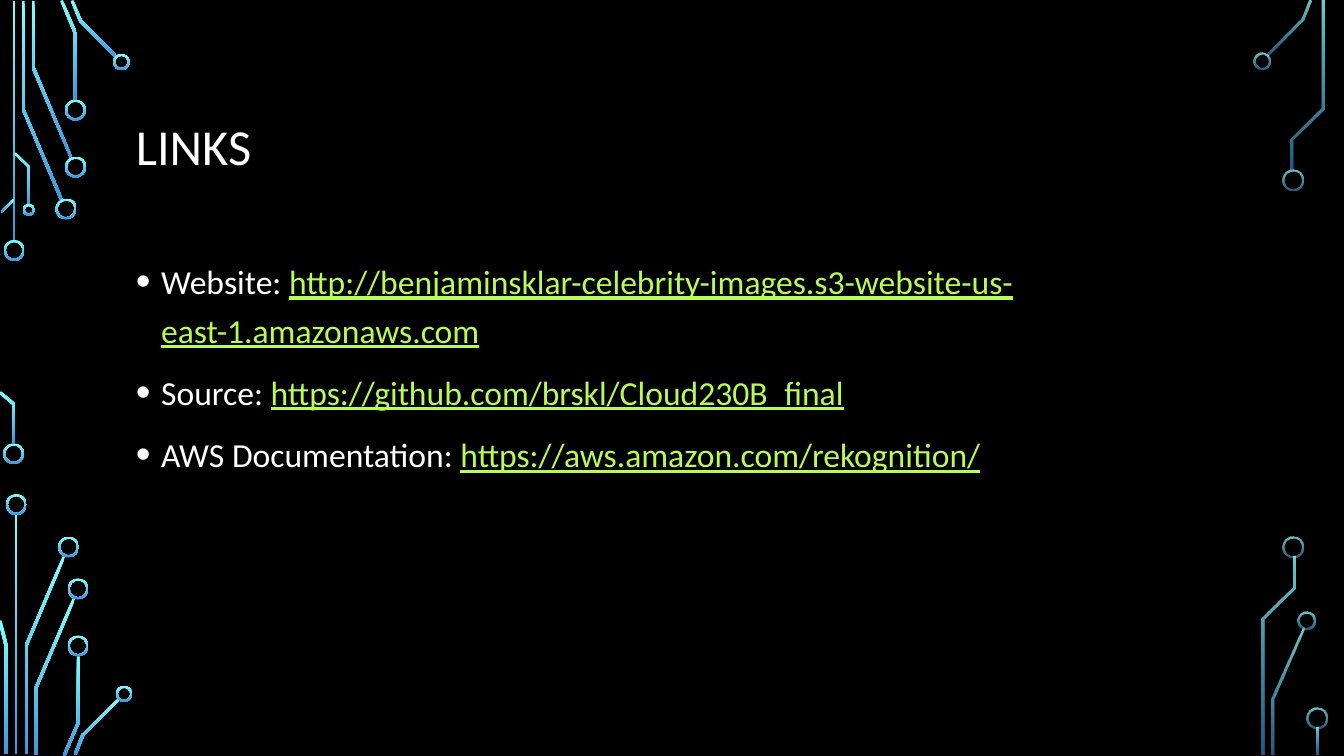
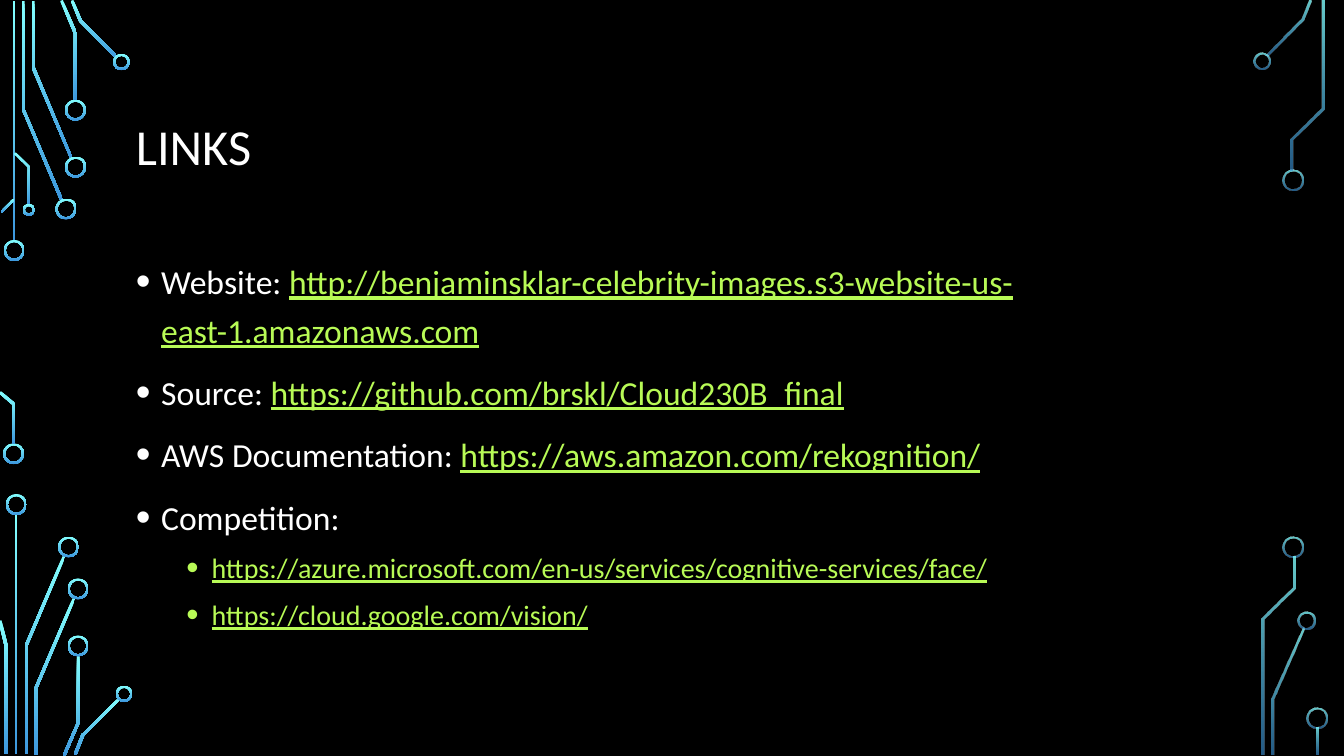
Before and after one commit to brskl/Cloud230B_final, a slide deck: slide 7 of Celebrity detection using AWS Rekognition.pptx (slide 6 before the commit). Drawn at 1344x756 pixels with LibreOffice and Linux fonts; fonts in the diff are those of the drawing; background and template pictures are left out. Boxes give left, top, right and bottom in pixels: in the first picture for what was removed or moved away, otherwise in the second. Text is boxed around its words. In the diff, an @@ line names an element or a change of style, - is before the commit and + after.

Commit message:
added diagram, updated text

```diff
--- a/Celebrity detection using AWS Rekognition.pptx
+++ b/Celebrity detection using AWS Rekognition.pptx
@@ text at (161, 506, 987, 630): paragraphs added @@
+• Competition:
+  • https://azure.microsoft.com/en-us/services/cognitive-services/face/
+  • https://cloud.google.com/vision/
```
Also in this commit, not shown: 3 other slides changed, 2 slides added, 1 slide removed.
